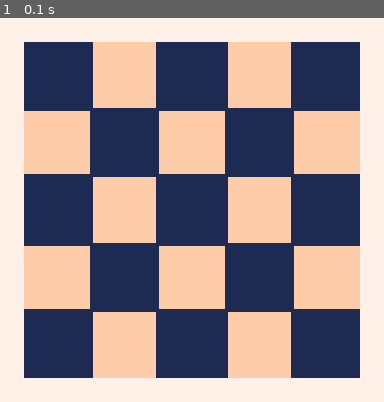
Above: before the commit, frame 1.
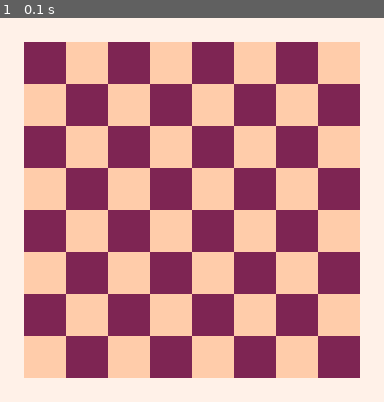
Above: after the commit, the same moment.

Repository: Niarkou/Dodgem
Game: PICO-8 cartridge Dodgem.p8
The game is run twice, just before and just after one commit, with the same random seed, the same clock (stepped at 60 frames per second) and the same inputs.
Inputs:
- Up to frame 1 (0.1 s): no input

The runs differ from the first frame. In frame 1, 60% of the frame differs, in the area x 6-94%, y 6-94%.

Commit message:
board done

Diff:
--- a/Dodgem.p8
+++ b/Dodgem.p8
@@ -5,7 +5,7 @@
 --by niarkou
 
 function _init()
-    size = 5
+    size = 8
 end
 
 function _update()
@@ -14,15 +14,15 @@
 
 function _draw()
     cls(7)
-    rectfill(8, 8, 119, 119, 15)
-    for i = 0, size - 1, 2 do
-        for j = 0, size - 1, 2 do
-            rectfill(8 + i*(112/size), 8 + j*(112/size), 8 + (i + 1)*(112/size), 8 + (j + 1)*(112/size), 1)
-        end
-    end
-    for i = 0, size - 2, 2 do
-        for j = 0, size - 2, 2 do
-            rectfill(8 + (112/size) + i*(112/size), 8 + (112/size) + j*(112/size), 8 + (112/size) + (i + 1)*(112/size), 8 + (112/size) + (j + 1)*(112/size), 1)
+    local s = flr(112/size)
+    rectfill(8, 8, 8 + s*size - 1, 8 + s*size - 1, 15)
+    for x = 0, size - 1 do
+        for y = 0, size - 1 do
+            tx,ty=8+x*s,8+y*s
+ -- draw board tile
+            if ((x+y)%2==0) then
+                rectfill(tx,ty,tx+s-1,ty+s-1,2)
+            end
         end
     end
 end
